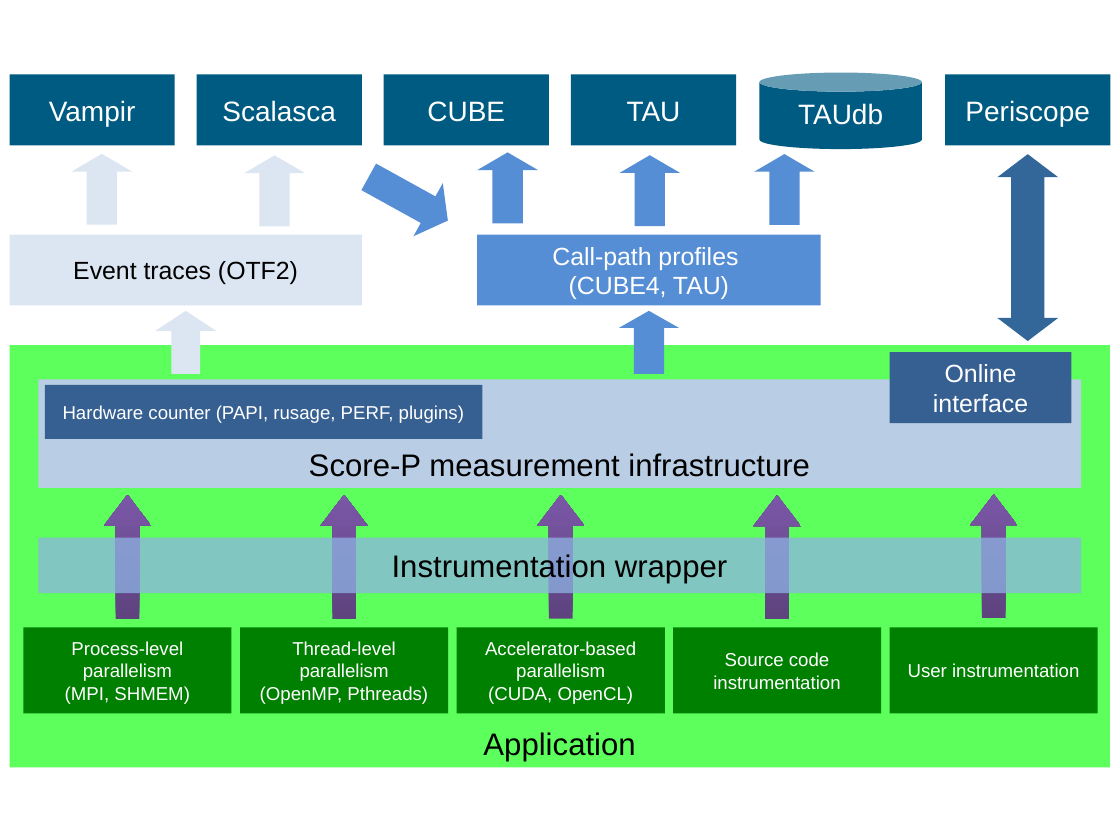
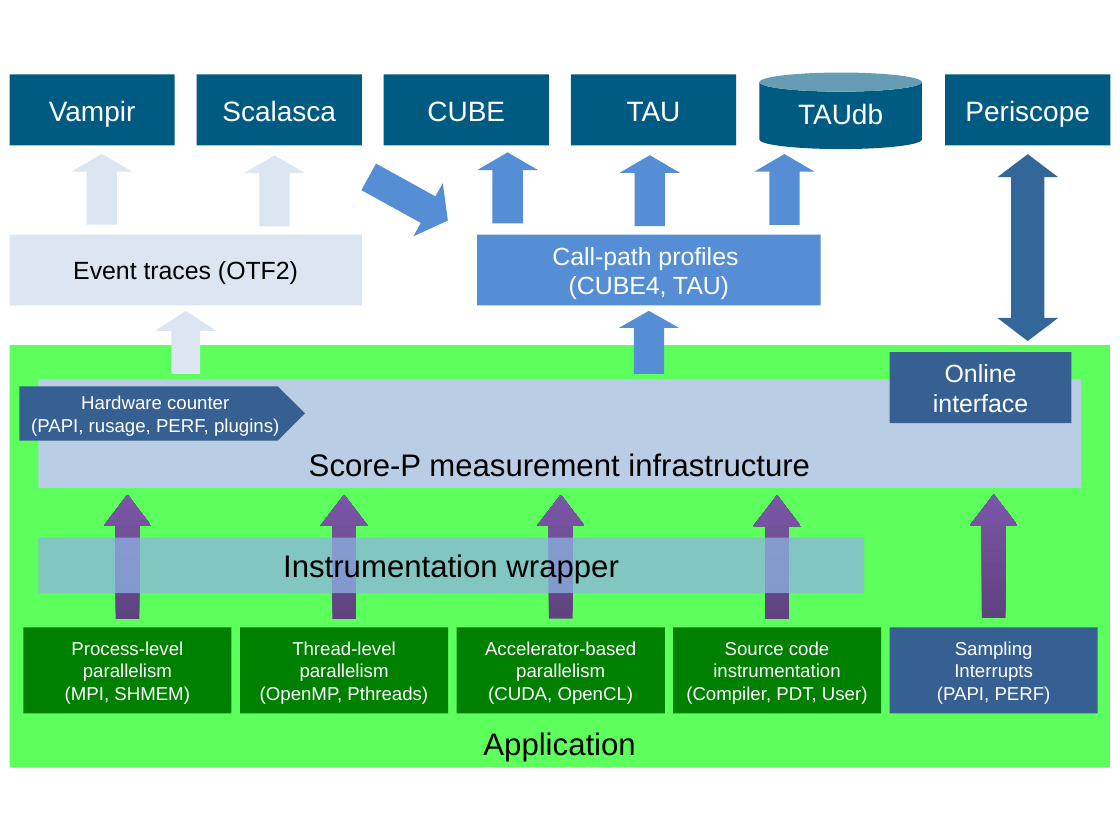
Before and after one commit to tudasc/scorep-xray, a slide deck: slide 1 of doc/images/score-p-overview.pptx. Drawn at 1120x840 pixels with LibreOffice and Linux fonts; fonts in the diff are those of the drawing. Boxes give left, top, right and bottom in pixels: in the first picture for what was removed or moved away, otherwise in the second. Text is boxed around its words. In the diff, an @@ line names an element or a change of style, - is before the commit and + after.

Commit message:
Add sampling to Score-P architecture overview
Subversion: revision:9888

```diff
--- a/doc/images/score-p-overview.pptx
+++ b/doc/images/score-p-overview.pptx
@@ pentagon arrow added at box(19, 386, 305, 440), fill #376092, 12 pt, text #FFFFFF @@
+Hardware counter
+(PAPI, rusage, PERF, plugins)
@@ freeform shape removed at box(45, 385, 482, 439) @@
-Hardware counter (PAPI, rusage, PERF, plugins)
@@ freeform shape "Instrumentation wrapper": place and size @@
-freeform shape "Instrumentation wrapper" at box(38, 538, 1081, 594)
+freeform shape "Instrumentation wrapper" at box(38, 538, 864, 594)
@@ freeform shape "Sampling" at box(889, 627, 1098, 713): fill #008000 to #376092 @@
@@ text in freeform shape at box(937, 641, 1051, 704): text changed @@
-User instrumentation
+Sampling
+Interrupts
+(PAPI, PERF)
@@ text in freeform shape at box(686, 686, 868, 704): paragraph added @@
+(Compiler, PDT, User)
```
Also in this commit, not shown: 1 other file.
